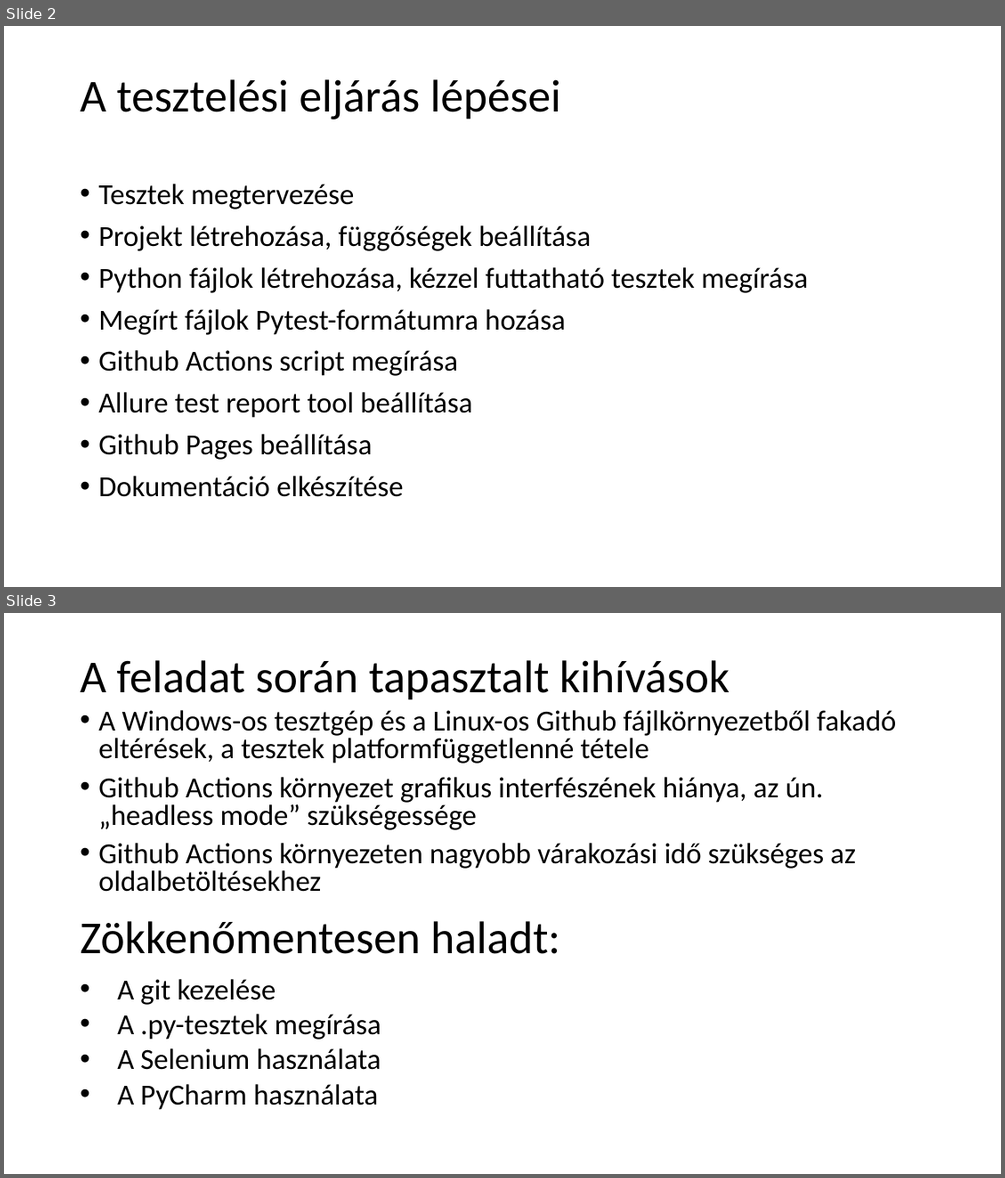
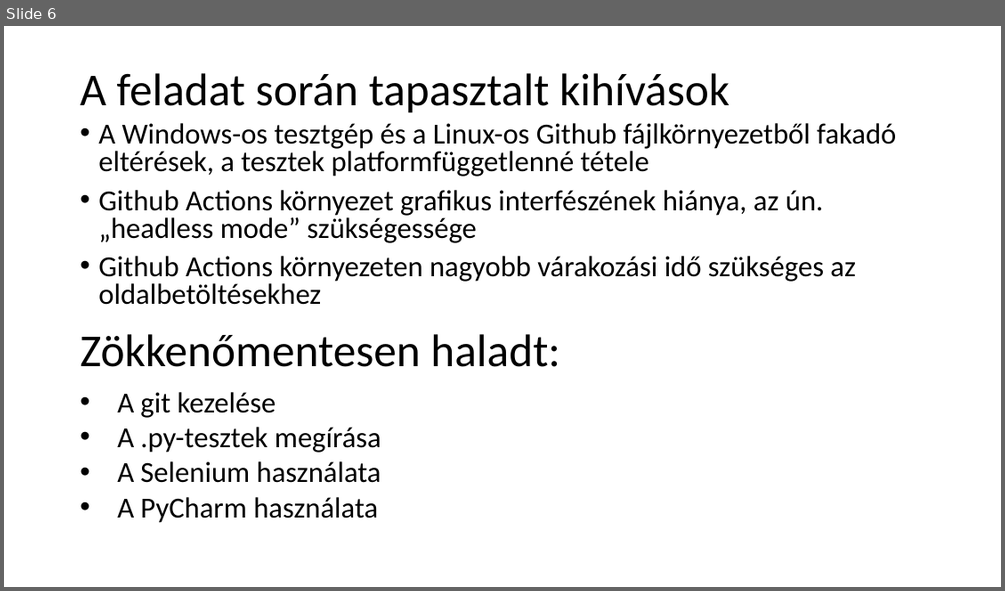
Before and after one commit to BalazsSzoboszlay/conduit, a slide deck: A conduit rendszer tesztelése.pptx. Shown one above the other, each under a label of ours: slides 2 and 3 before the commit, slide 6 after it. The pictures are 1005x1178 and 1005x591 pixels, drawn with LibreOffice and Linux fonts; fonts in the diff are those of the drawing. Boxes give left, top, right and bottom in pixels: in the first picture for what was removed or moved away, otherwise in the second. Text is boxed around its words. In the diff, an @@ line names an element or a change of style, - is before the commit and + after.

```diff
--- a/A conduit rendszer tesztelése.pptx
+++ b/A conduit rendszer tesztelése.pptx
@@ slide 2 removed at (x1=4, y1=26, x2=1001, y2=587), background #FFFFFF @@
@@ title removed at (x1=80, y1=79, x2=561, y2=119) @@
-A tesztelési eljárás lépései
@@ text removed at (x1=98, y1=184, x2=808, y2=497) @@
-• Tesztek megtervezése
-• Projekt létrehozása, függőségek beállítása
-• Python fájlok létrehozása, kézzel futtatható tesztek megírása
-• Megírt fájlok Pytest-formátumra hozása
-• Github Actions script megírása
-• Allure test report tool beállítása
-• Github Pages beállítása
-• Dokumentáció elkészítése
@@ what was slide 3 is now slide 6 @@
```
Also in this commit, not shown: 5 slides added, 1 other slide removed.
